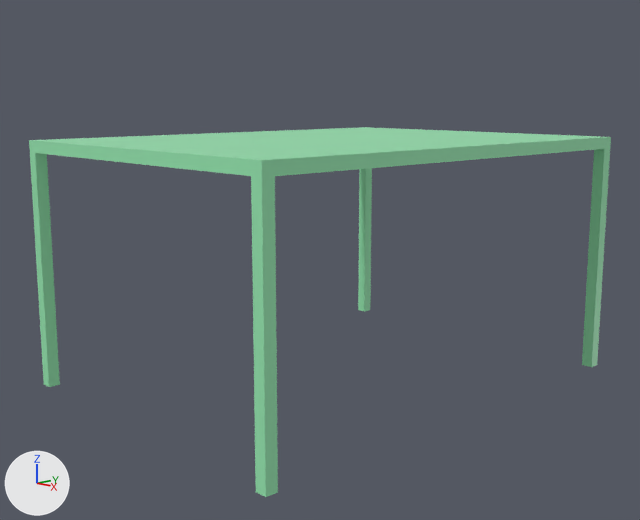
Before and after pictures for a commit that changed the Blender file 3D models/simple table/simple-table.blend.
Camera for both pictures: a 50 mm lens placed at (11.02, -10.62, 4.98), pointed at (0.01, -0.25, 2.12). The axes (+X, +Y, +Z) are drawn at lower left. The lights are the same throughout.
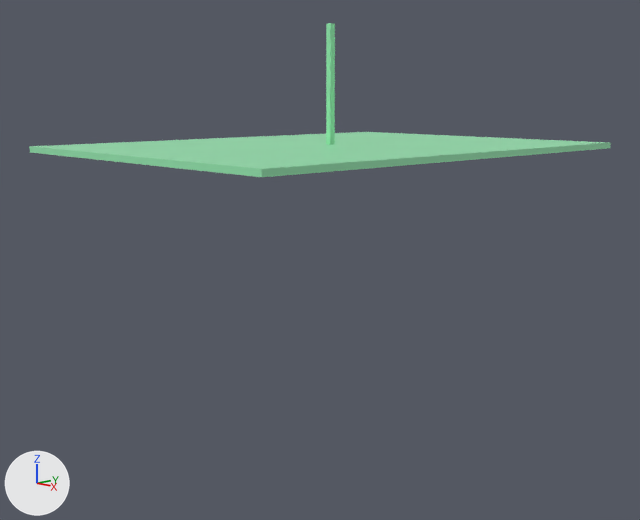
The newer file is also rescaled (x0.5), turned or shifted as a whole; pictures and numbers use the older file's frame.

Pixel boxes [x1, y1, x2, y2] of what changed, in the pictures (640 x 520 px):
'Cube', mesh rescaled (10% shorter): before [29, 127, 611, 177]; after [29, 132, 611, 177]
'Cube.001', deleted (green): before [251, 176, 278, 497]
'Cube.003', deleted (green): before [30, 153, 60, 387]
'Cube.004', deleted (green): before [582, 148, 610, 367]
'Cube.002', deleted (green): before [358, 168, 372, 312]
'leg', added (green): after [326, 23, 335, 145]

The edits, one by one:
me_cube has 8 vertices, 6 faces and spans x -2.0..2.0, y -3.0..3.0, z -1.0..1.0.
me_cube is used by ob_cube; location (0.0, 0.0, 4.1); rotation (0.0, 0.0, 1.571), in degrees (0, 0, 90); scale (2.0, 1.0, 0.1).
me_cube part 1: the whole mesh is scaled about its middle by (1, 1, 0.5), then moved by (0.0, 0.0, -0.5).
Mesh me_cube_006_1 is new.
It is a box spanning x -1.0..-0.5, y -1.0..-0.5, z -1.0..-0.5.
It uses material mat_material_001 (green #96e7b1).
Object 'Cube.004' (ob_cube_004) is deleted.
Object 'Cube.001' (ob_cube_001) is deleted.
Object 'Cube.003' (ob_cube_003) is deleted.
Object 'Cube.002' (ob_cube_002) is deleted.
Object 'leg' (ob_leg) is new; it shows me_cube_006_1.
Its location is (-0.15, 0.15, 8.1).
Its rotation in degrees is (0, 0, 90).
Its scale is (0.2, 0.2, 4.0).
